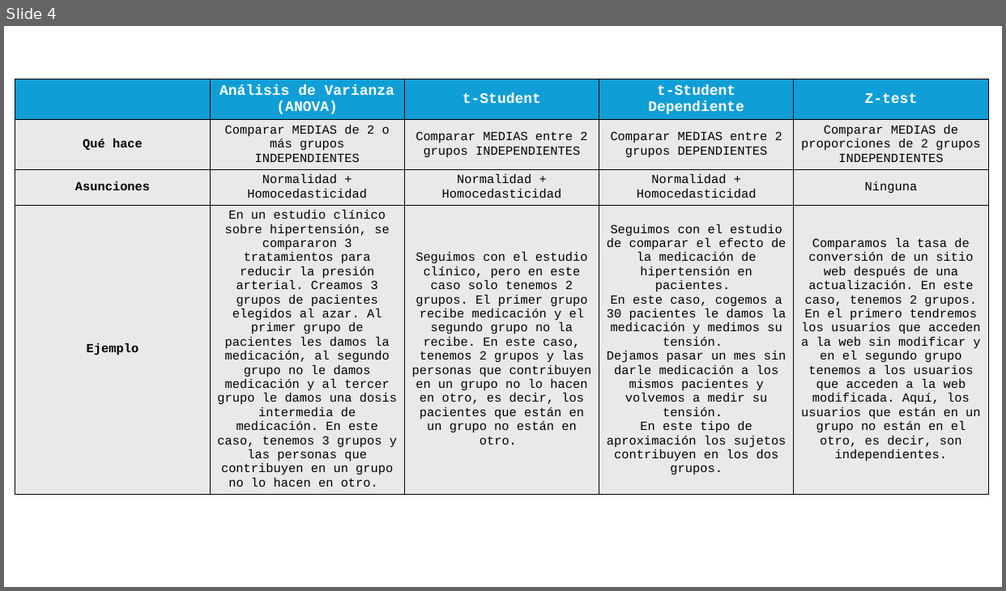
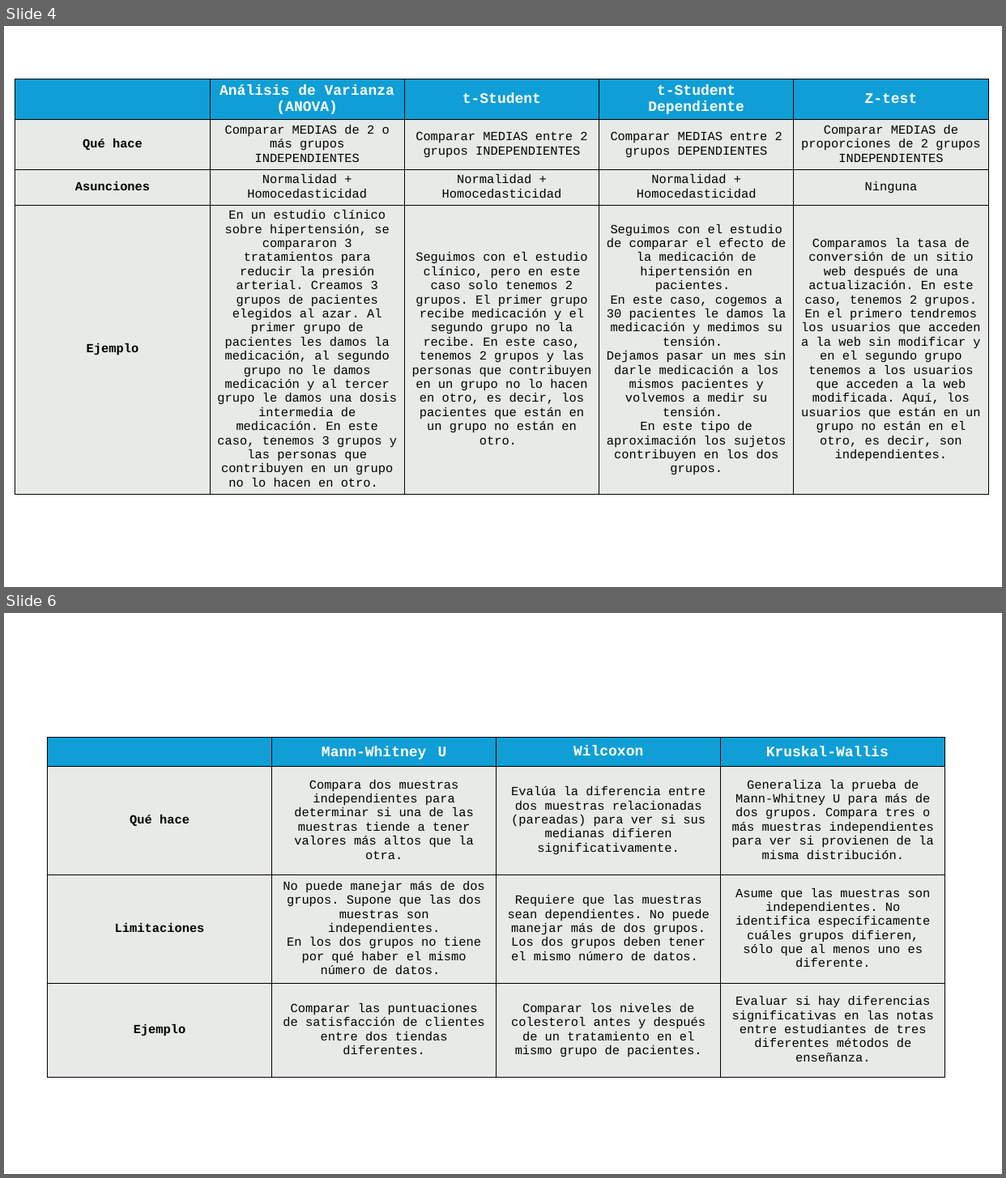
Before and after one commit to Hack-io-Data/Imagenes, a slide deck: 02-Imagenes/A:B_Testing/PowerPointImagenes.pptx. Shown one above the other, each under a label of ours: slide 4 before the commit, slides 4 and 6 after it; the slides between them are not shown. The pictures are 1006x591 and 1006x1178 pixels, drawn with LibreOffice and Linux fonts; fonts in the diff are those of the drawing. Boxes give left, top, right and bottom in pixels: in the first picture for what was removed or moved away, otherwise in the second. Text is boxed around its words. In the diff, an @@ line names an element or a change of style, - is before the commit and + after.

```diff
--- a/02-Imagenes/A:B_Testing/PowerPointImagenes.pptx
+++ b/02-Imagenes/A:B_Testing/PowerPointImagenes.pptx
@@ slide 6 added at (4,613,1002,1174), background #FFFFFF @@
@@ table added at (48,737,946,1082), 4 rows, 4 columns @@
+ | Mann-Whitney U | Wilcoxon | Kruskal-Wallis
+Qué hace | Compara dos muestras independientes para determinar si una de las muestras tiende a tener valores más altos que la otra. | Evalúa la diferencia entre dos muestras relacionadas (pareadas) para ver si sus medianas difieren significativamente. | Generaliza la prueba de Mann-Whitney U para más de dos grupos. Compara tres o más muestras independientes para ver si provienen de la misma distribución.
+Limitaciones | No puede manejar más de dos grupos. Supone que las dos muestras son independientes. / En los dos grupos no tiene por qué haber el mismo número de datos. | Requiere que las muestras sean dependientes. No puede manejar más de dos grupos. Los dos grupos deben tener el mismo número de datos. | Asume que las muestras son independientes. No identifica específicamente cuáles grupos difieren, sólo que al menos uno es diferente.
+Ejemplo | Comparar las puntuaciones de satisfacción de clientes entre dos tiendas diferentes. | Comparar los niveles de colesterol antes y después de un tratamiento en el mismo grupo de pacientes. | Evaluar si hay diferencias significativas en las notas entre estudiantes de tres diferentes métodos de enseñanza.
```
Also in this commit, not shown: 1 slide changed, 1 other file.
